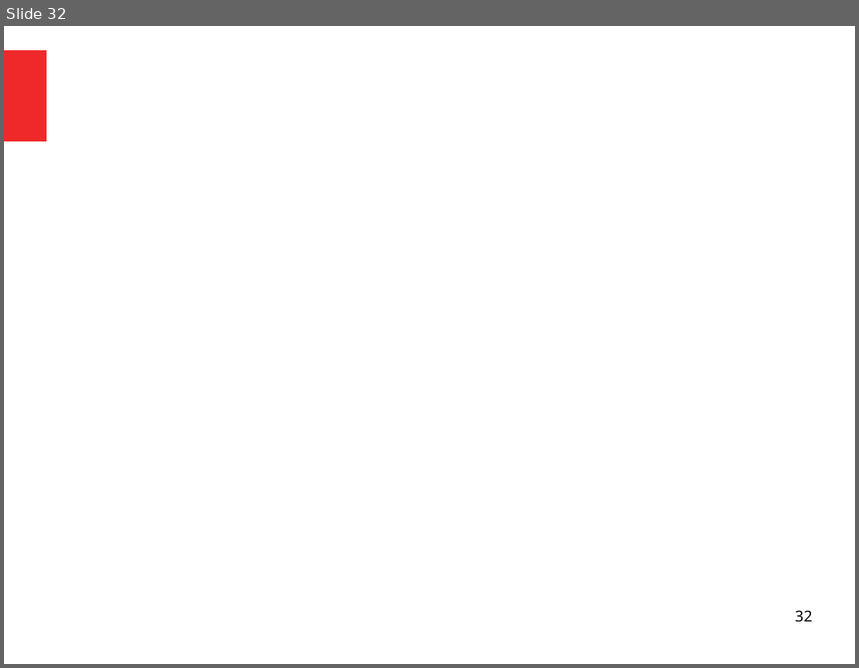
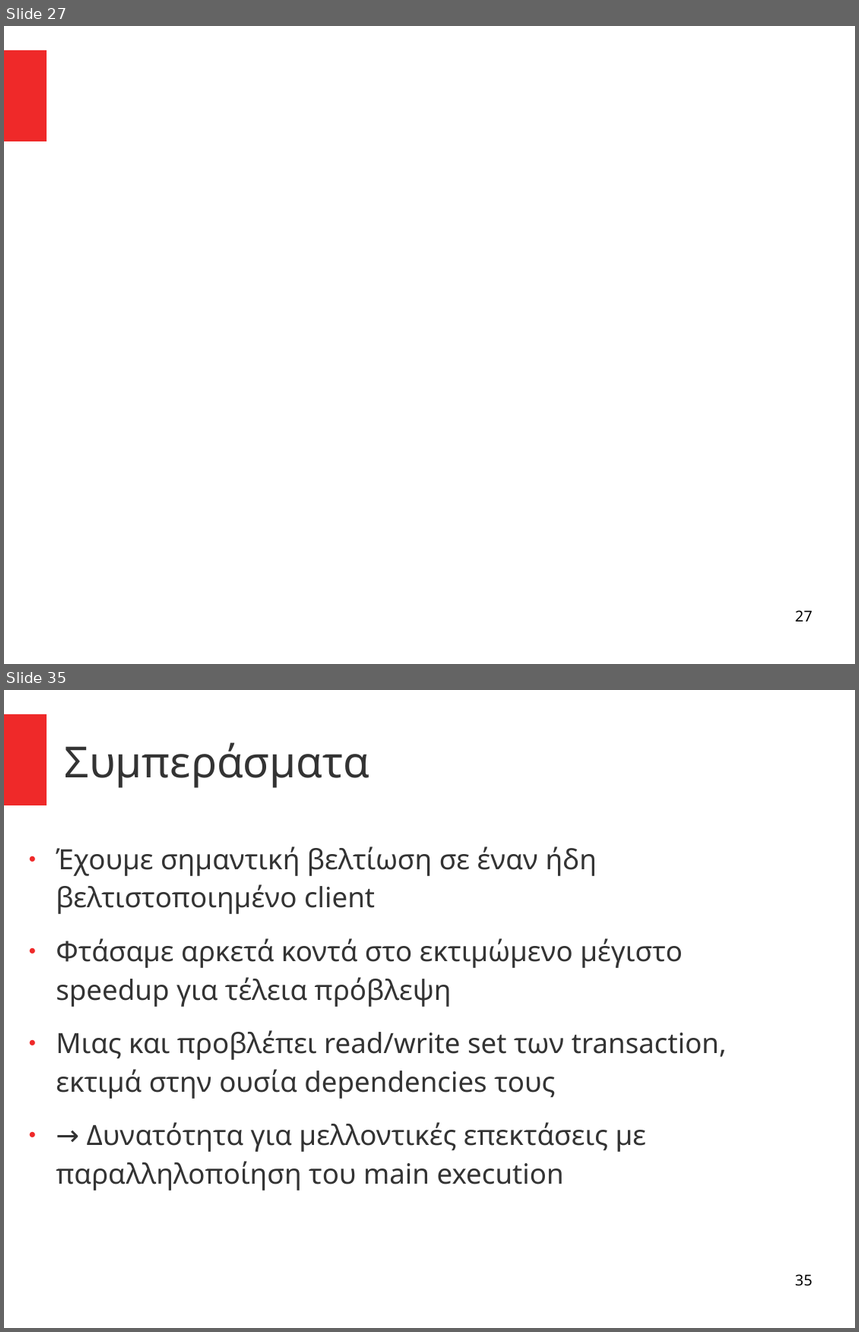
Before and after one commit to el15066/Diplomatiki, a slide deck: main/Presentation.odp. Shown one above the other, each under a label of ours: slide 32 before the commit, slides 27 and 35 after it; the slides between them are not shown. The pictures are 859x668 and 859x1332 pixels, drawn with LibreOffice and Linux fonts; fonts in the diff are those of the drawing; background and template pictures are left out. Boxes give left, top, right and bottom in pixels: in the first picture for what was removed or moved away, otherwise in the second. Text is boxed around its words. In the diff, an @@ line names an element or a change of style, - is before the commit and + after.

```diff
--- a/main/Presentation.odp
+++ b/main/Presentation.odp
@@ slide 35 added at (4, 690, 855, 1328), background #FFFFFF; not listed: 1 template element that a slide beside it also shows @@
@@ title added at (65, 742, 370, 788), 40 pt, text #333333 @@
+Συμπεράσματα
@@ text added at (56, 847, 727, 1191), 26 pt, text #333333 @@
+● Έχουμε σημαντική βελτίωση σε έναν ήδη βελτιστοποιημένο client
+● Φτάσαμε αρκετά κοντά στο εκτιμώμενο μέγιστο
+  speedup για τέλεια πρόβλεψη
+● Μιας και προβλέπει read/write set των transaction,
+  εκτιμά στην ουσία dependencies τους
+● → Δυνατότητα για μελλοντικές επεκτάσεις με παραλληλοποίηση του main execution
@@ page number added at (795, 1274, 813, 1287), 14 pt, text #000000 @@
+35
@@ what was slide 32 is now slide 27 @@
@@ page number at (795, 610, 813, 622): text changed @@
-32
+27
```
Also in this commit, not shown: 17 slides changed, 4 other slides added, 19 slides removed, 1 other file.
